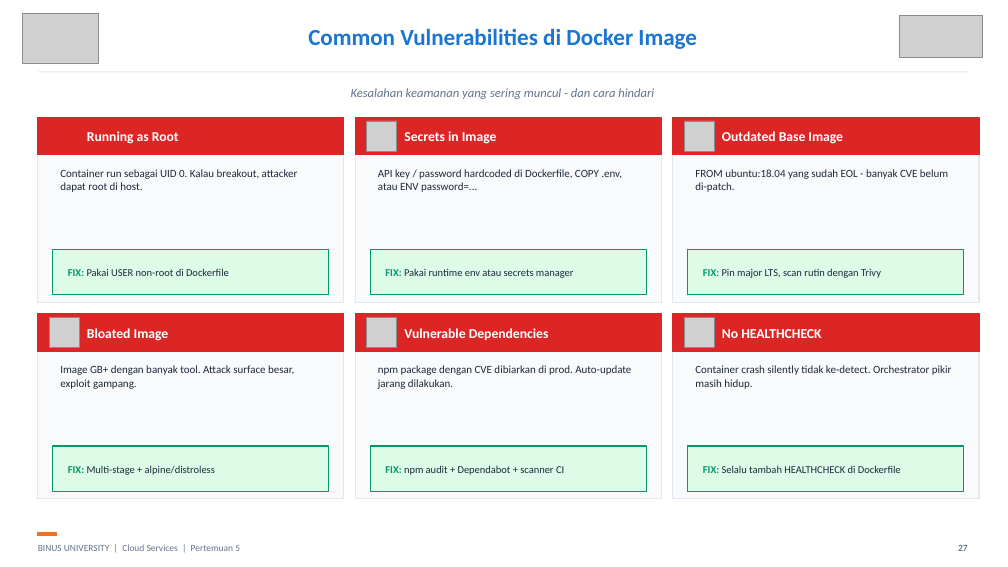
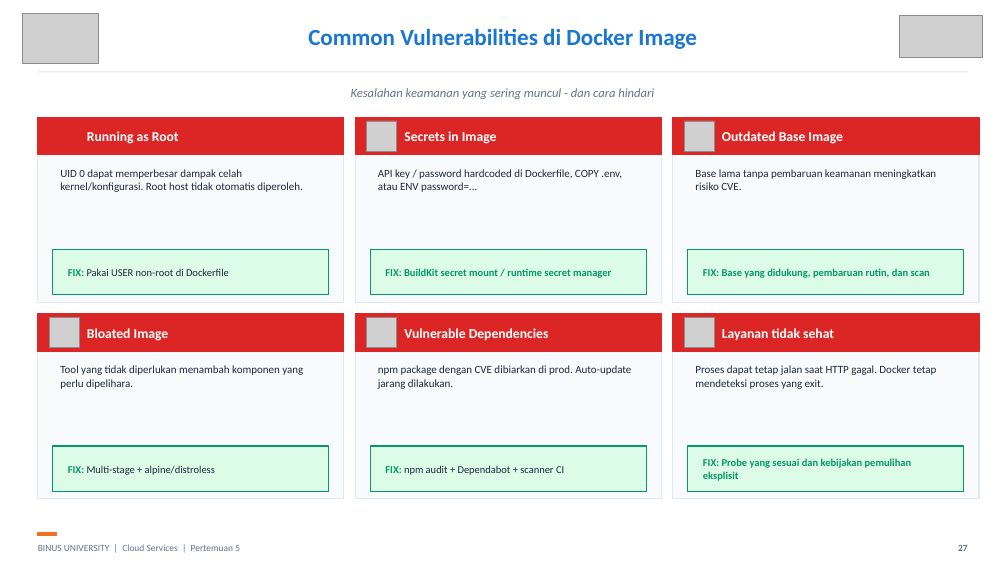
Before and after one commit to SeedFlora/meet5CloudService, a slide deck: slide 27 of slides/Teori_Pertemuan_05.pptx. Drawn at 1008x567 pixels with LibreOffice and Linux fonts; fonts in the diff are those of the drawing; grey boxes stand for pictures. Boxes give left, top, right and bottom in pixels: in the first picture for what was removed or moved away, otherwise in the second. Text is boxed around its words. In the diff, an @@ line names an element or a change of style, - is before the commit and + after.

Commit message:
Verify week 5 Docker theory against RPS and add tested Node examples

```diff
--- a/slides/Teori_Pertemuan_05.pptx
+++ b/slides/Teori_Pertemuan_05.pptx
@@ text at box(60, 169, 302, 192): text changed @@
-Container run sebagai UID 0. Kalau breakout, attacker dapat root di host.
+UID 0 dapat memperbesar dampak celah kernel/konfigurasi. Root host tidak otomatis diperoleh.
@@ text at box(695, 169, 937, 190): text changed @@
-FROM ubuntu:18.04 yang sudah EOL - banyak CVE belum di-patch.
+Base lama tanpa pembaruan keamanan meningkatkan risiko CVE.
@@ text at box(385, 268, 611, 278): text changed; text colour #1E293B to #059669; bold on @@
-FIX: Pakai runtime env atau secrets manager
+FIX: BuildKit secret mount / runtime secret manager
@@ text at box(703, 268, 930, 278): text changed; text colour #1E293B to #059669; bold on @@
-FIX: Pin major LTS, scan rutin dengan Trivy
+FIX: Base yang didukung, pembaruan rutin, dan scan
@@ text at box(722, 328, 834, 340): text changed @@
-No HEALTHCHECK
+Layanan tidak sehat
@@ text at box(60, 365, 303, 389): text changed @@
-Image GB+ dengan banyak tool. Attack surface besar, exploit gampang.
+Tool yang tidak diperlukan menambah komponen yang perlu dipelihara.
@@ text at box(695, 365, 937, 389): text changed @@
-Container crash silently tidak ke-detect. Orchestrator pikir masih hidup.
+Proses dapat tetap jalan saat HTTP gagal. Docker tetap mendeteksi proses yang exit.
@@ text at box(703, 458, 912, 481): text changed; text colour #1E293B to #059669; bold on @@
-FIX: Selalu tambah HEALTHCHECK di Dockerfile
+FIX: Probe yang sesuai dan kebijakan pemulihan eksplisit
```
Also in this commit, not shown: 24 other slides changed, 4 slides added, 1 slide removed, 10 other files.
